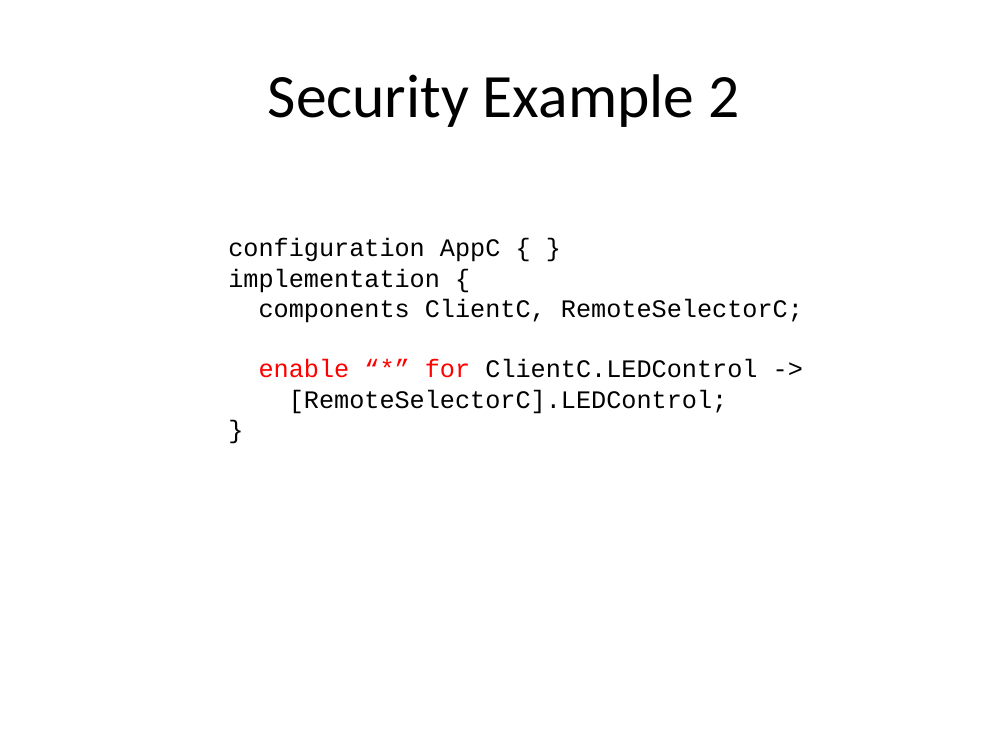
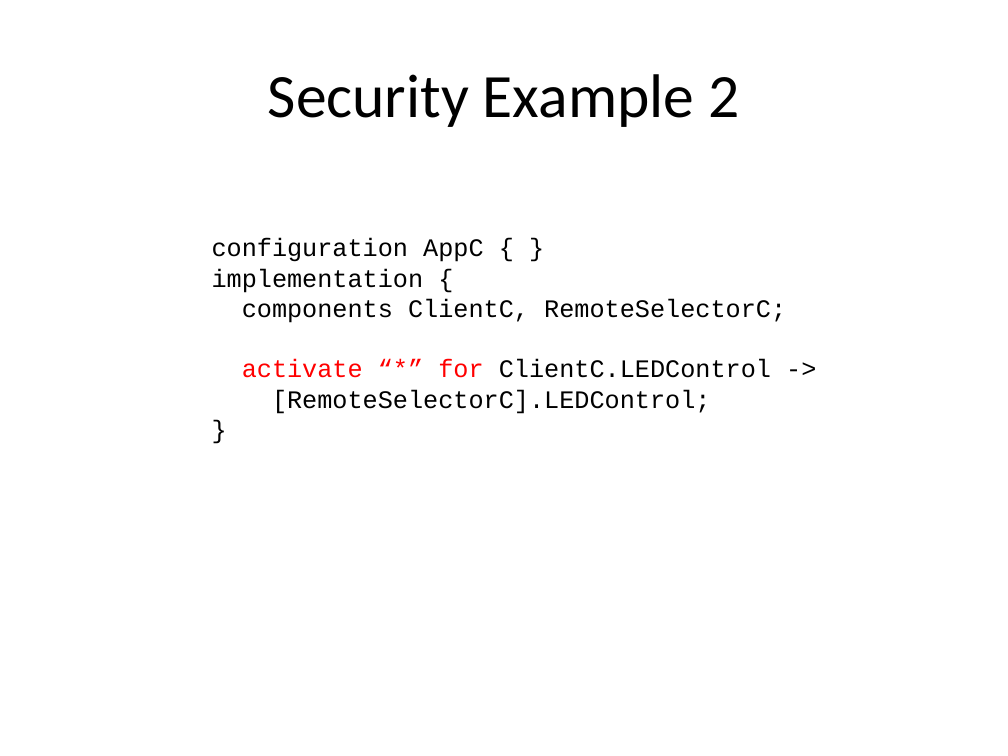
Before and after one commit to pchapin/sprocket, a slide deck: slide 11 of doc/presentations/Sprocket.pptx. Drawn at 1008x756 pixels with LibreOffice and Linux fonts; fonts in the diff are those of the drawing. Boxes give left, top, right and bottom in pixels: in the first picture for what was removed or moved away, otherwise in the second. Text is boxed around its words. In the diff, an @@ line names an element or a change of style, - is before the commit and + after.

Commit message:
Added a presentation on the Sprocket implementation.

```diff
--- a/doc/presentations/Sprocket.pptx
+++ b/doc/presentations/Sprocket.pptx
@@ text "configuration AppC { }": place and size @@
-text "configuration AppC { }" at bbox=[228, 238, 803, 414]
+text "configuration AppC { }" at bbox=[212, 238, 786, 414]
@@ text at bbox=[242, 359, 771, 378]: text changed @@
-enable “*” for ClientC.LEDControl ->
+activate “*” for ClientC.LEDControl ->
```
Also in this commit, not shown: 1 other file.
